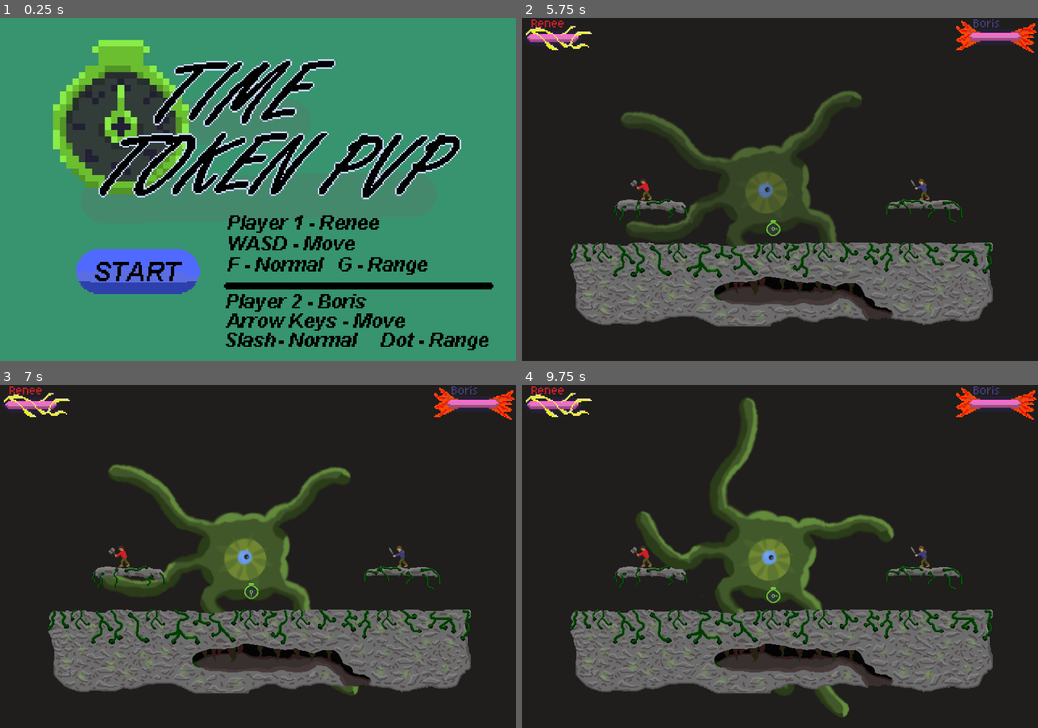
Above: before the commit, frames 1-4 (two rows, left to right).
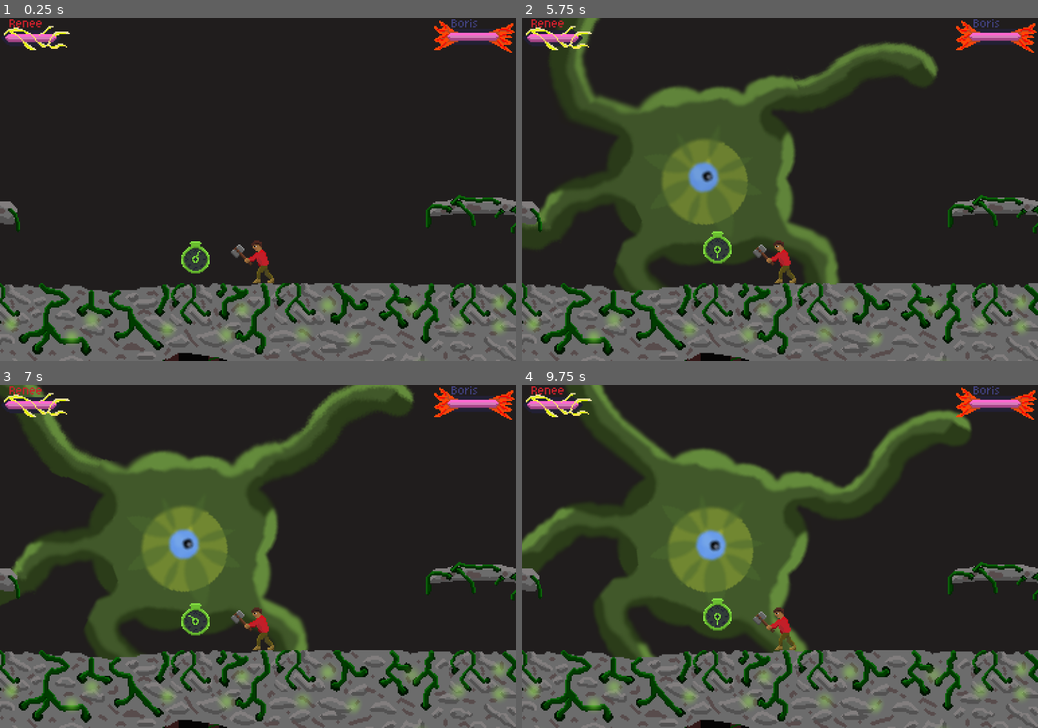
Above: after the commit, the same moments.

Repository: Justiniscoding/HavenHamilton
Game: Godot game, scene res://Scenes/game.tscn
The game is run twice, just before and just after one commit, with the same random seed, the same clock (stepped at 60 frames per second) and the same inputs. Before the commit the project starts from res://Scenes/menu.tscn. Sound files missing from this copy of the repository are replaced by a short silence.
Inputs (mouse positions are in pixels of both pictures, inside the frame that each line leads up to):
- Up to frame 1 (0.25 s): no input
- Up to frame 2 (5.75 s): click (661, 271) at 0.52 s; tap Enter (Set1) at 1.25, 1.35, 2.85, 4.35 s; tap S (down2) at 2.1, 3.6, 5.1 s; hold Down (down1) 2.78-3.53 s; hold Down (down1) from 5.03 s (still down)
- Up to frame 3 (7 s): release Down (down1) at 5.78 s; tap Enter (Set1) at 5.85 s; hold Down (down1) from 6.53 s (still down); tap S (down2) at 6.6 s
- Up to frame 4 (9.75 s): tap Enter (Set1) at 7.35, 8.85 s; release Down (down1) at 8.03 s; tap S (down2) at 8.1, 9.6 s

The runs differ from the first frame. In frame 1, 99% of the frame differs, in the area x 0-100%, y 0-100%; in frame 2, 50%; in frame 3, 51%; in frame 4, 53%.
Error in both runs: Cannot call method 'connect' on a null value. (res://Scripts/game.gd:12)

Commit message:
start working on online multiplayer system with bun server

Diff:
--- a/Scenes/game.tscn
+++ b/Scenes/game.tscn
@@ -120,19 +120,16 @@
 position = Vector2(93, 3)
 stream = ExtResource("1_wowpa")
 
-[node name="Player" parent="." unique_id=297062209 instance=ExtResource("1_ebmjs")]
+[node name="Player2" parent="." unique_id=297062209 instance=ExtResource("1_ebmjs")]
 modulate = Color(0.9490196, 0.9490196, 0.9490196, 1)
-position = Vector2(230, -19)
-
-[node name="Player2" parent="." unique_id=1520999625 instance=ExtResource("1_ebmjs")]
-position = Vector2(-191, -21)
+position = Vector2(52, 43)
 playerNumber = 2
 
 [node name="Camera2D" type="Camera2D" parent="." unique_id=1575957073 node_paths=PackedStringArray("player1", "player2")]
 position = Vector2(56, -7)
 script = ExtResource("3_1l0tm")
-player1 = NodePath("../Player")
-player2 = NodePath("../Player2")
+player1 = NodePath("../Player2")
+player2 = NodePath("")
 
 [node name="MainThemeLoopPlayer" type="AudioStreamPlayer2D" parent="." unique_id=441424644]
 stream = ExtResource("5_1l0tm")
--- a/Scripts/player.gd
+++ b/Scripts/player.gd
@@ -14,6 +14,8 @@
 var doubleJumpSize = jump * 0.75
 
 var canDoubleJump = false
+
+var socket = WebSocketPeer.new()
 
 var pnum
 
@@ -84,6 +86,10 @@
 
 var forcedDirection = 0
 
+class otherPlayer:
+	var pos: Vector2
+	var facing: int
+
 func _ready() -> void:
 	pnum = str(playerNumber)
 
@@ -91,6 +97,13 @@
 	$AnimatedSprite2D.material = $AnimatedSprite2D.material.duplicate()
 
 	$AnimatedSprite2D.play("idle" + pnum)
+
+	var error = socket.connect_to_url("ws://localhost:8080")
+
+	if error == OK:
+		print("connected to websocket")
+	else:
+		push_error("error connecting to websocket")
 
 func getCollider():
 	if $Weapon.has_overlapping_bodies():
@@ -187,6 +200,16 @@
 
 var isJumping = false
 
+func _process(_delta: float) -> void:
+	socket.poll()
+	var state = socket.get_ready_state()
+
+	if state == WebSocketPeer.STATE_OPEN:
+		while socket.get_available_packet_count():
+			var packet = socket.get_packet()
+			if socket.was_string_packet():
+				print(packet.get_string_from_utf8())
+
 func _physics_process(delta: float) -> void:
 	startup.update(delta)
 	end.update(delta)
--- a/project.godot
+++ b/project.godot
@@ -11,7 +11,7 @@
 [application]
 
 config/name="Haven Hamilton"
-run/main_scene="uid://dhafs15qqx18u"
+run/main_scene="uid://dyn3itle8p414"
 config/features=PackedStringArray("4.7", "GL Compatibility")
 config/icon="res://icon.svg"
 
Not shown, added: package.json
Not shown, added: tsconfig.json
Not shown, added: bun.lock
Not shown, added: index.ts
